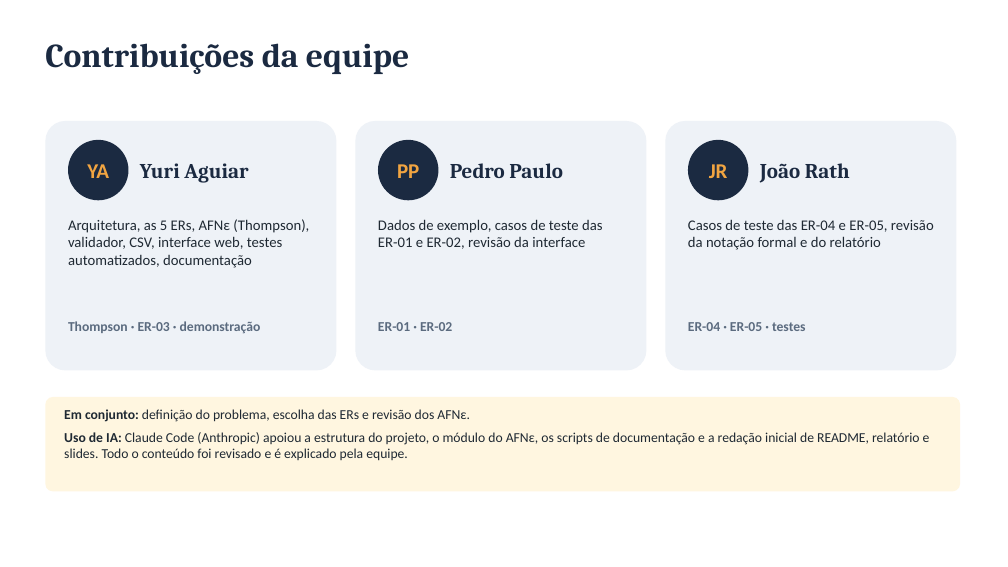
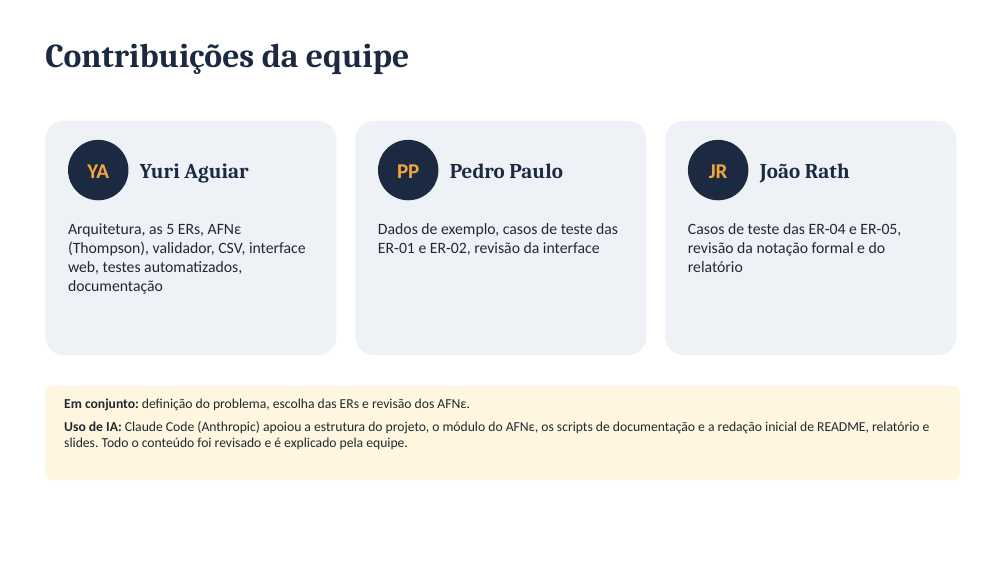
Before and after one commit to yuriaguiardev/valida-frete, a slide deck: slide 21 of docs/entrega/apresentacao.pptx. Drawn at 1008x567 pixels with LibreOffice and Linux fonts; fonts in the diff are those of the drawing. Boxes give left, top, right and bottom in pixels: in the first picture for what was removed or moved away, otherwise in the second. Text is boxed around its words. In the diff, an @@ line names an element or a change of style, - is before the commit and + after.

Commit message:
Remove a divisão de falas do slide de contribuições

```diff
--- a/docs/entrega/apresentacao.pptx
+++ b/docs/entrega/apresentacao.pptx
@@ rounded rectangle: place and size @@
-rounded rectangle at box(45, 121, 337, 371)
+rounded rectangle at box(45, 121, 337, 355)
@@ rounded rectangle: place and size @@
-rounded rectangle at box(355, 121, 647, 371)
+rounded rectangle at box(355, 121, 647, 355)
@@ rounded rectangle: place and size @@
-rounded rectangle at box(665, 121, 957, 371)
+rounded rectangle at box(665, 121, 957, 355)
@@ size 14 to 15 pt in 3 elements at box(68, 223, 306, 294), box(378, 223, 618, 255), box(688, 223, 901, 272) @@
@@ text removed at box(68, 321, 261, 334) @@
-Thompson · ER-03 · demonstração
@@ text removed at box(378, 322, 452, 331) @@
-ER-01 · ER-02
@@ text removed at box(688, 322, 806, 331) @@
-ER-04 · ER-05 · testes
@@ rounded rectangle: place and size @@
-rounded rectangle at box(45, 397, 960, 492)
+rounded rectangle at box(45, 386, 960, 480)
@@ text "Em conjunto: definição do problema, ...": place and size @@
-text "Em conjunto: definição do problema, ..." at box(64, 409, 930, 461)
+text "Em conjunto: definição do problema, ..." at box(64, 398, 930, 450)
```
Also in this commit, not shown: 2 other files.
